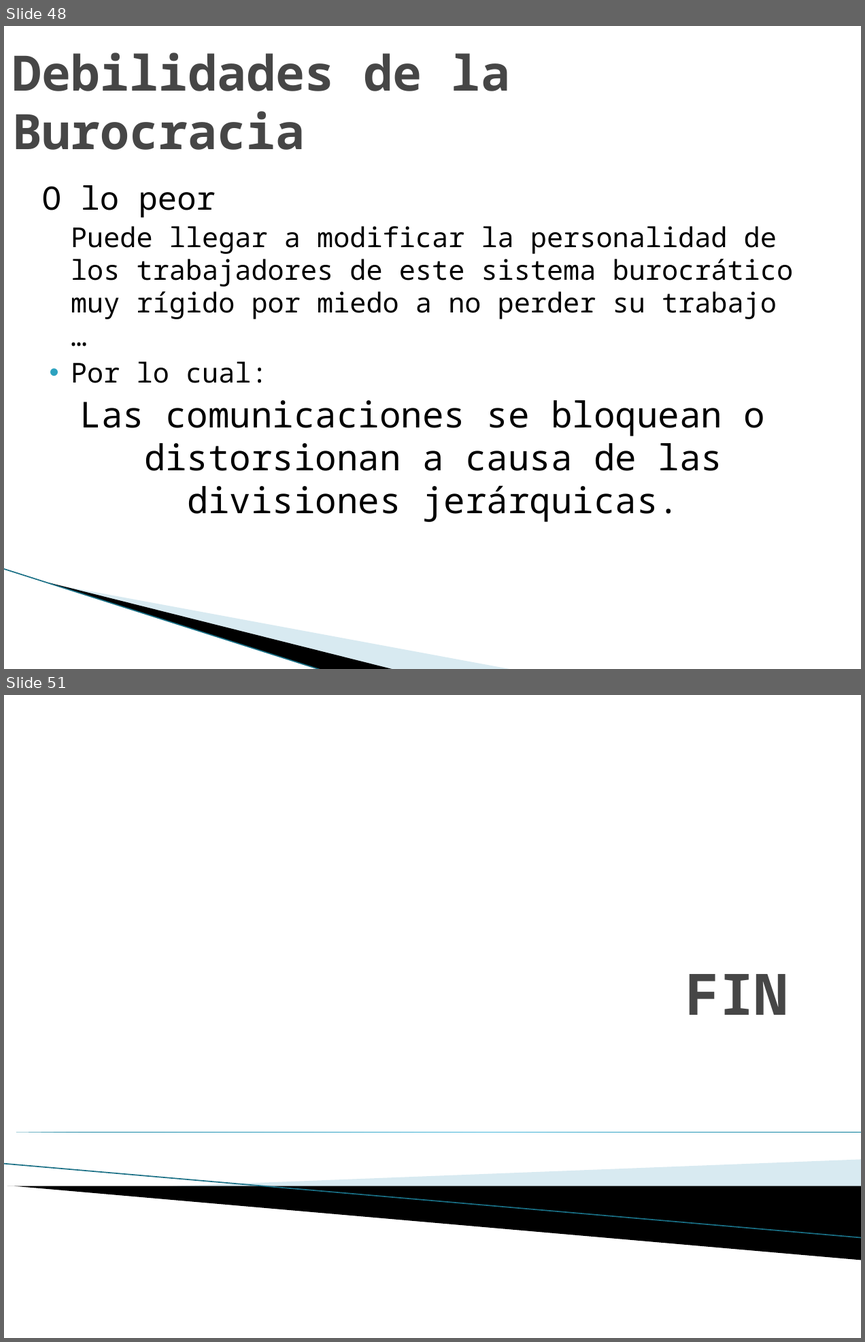
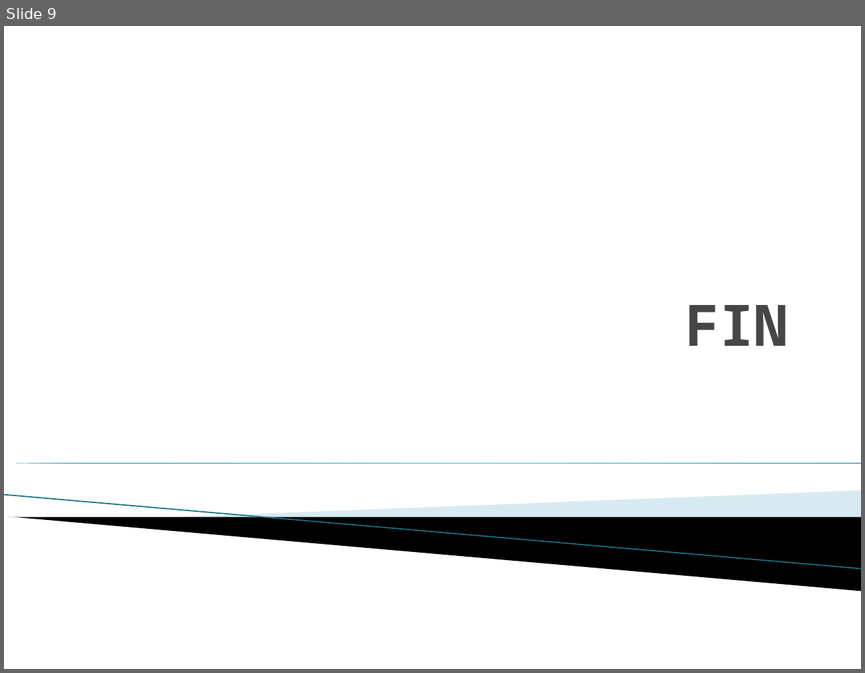
Before and after one commit to carlamadeo/proyectosfacultad, a slide deck: Modelos Organizacionales/TPS/TP_Grupo_C_Redes_Sociales.pptx. Shown one above the other, each under a label of ours: slides 48 and 51 before the commit, slide 9 after it; the slides between them are not shown. The pictures are 865x1342 and 865x673 pixels, drawn with LibreOffice and Linux fonts; fonts in the diff are those of the drawing; background and template pictures are left out. Boxes give left, top, right and bottom in pixels: in the first picture for what was removed or moved away, otherwise in the second. Text is boxed around its words. In the diff, an @@ line names an element or a change of style, - is before the commit and + after.

```diff
--- a/Modelos Organizacionales/TPS/TP_Grupo_C_Redes_Sociales.pptx
+++ b/Modelos Organizacionales/TPS/TP_Grupo_C_Redes_Sociales.pptx
@@ slide 48 removed at box(4, 26, 861, 669), background #FFFFFF @@
@@ title removed at box(12, 53, 510, 150) @@
-Debilidades de la Burocracia
@@ text removed at box(42, 185, 793, 522) @@
-O lo peor
-  Puede llegar a modificar la personalidad de los trabajadores de este sistema burocrático muy rígido por miedo a no perder su trabajo …
-  • Por lo cual:
-  Las comunicaciones se bloquean o distorsionan a causa de las divisiones jerárquicas.
@@ line removed from (4, 569) to (322, 669) @@
@@ freeform shape removed at box(50, 582, 396, 669) @@
@@ freeform shape removed at box(51, 583, 514, 669) @@
@@ what was slide 51 is now slide 9 @@
```
Also in this commit, not shown: 5 slides added, 46 other slides removed, 4 other files.
